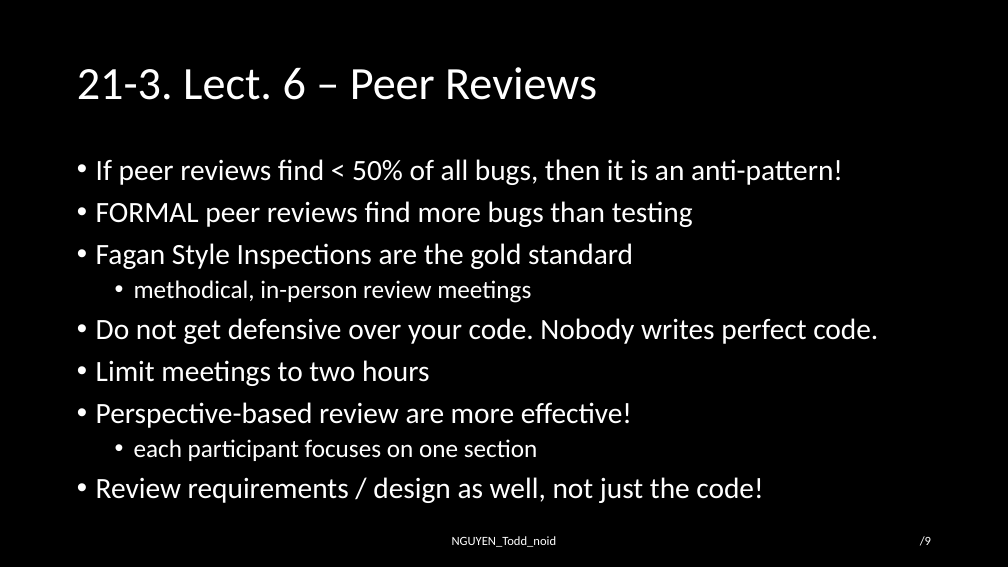
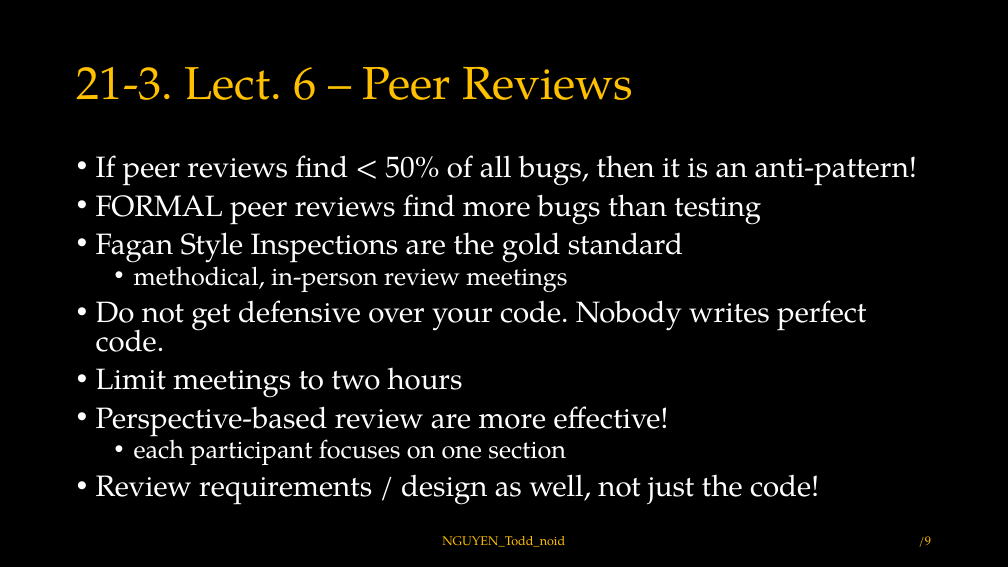
Before and after one commit to toddnguyen-gf/embedded-training, a slide deck: slide 9 of ece-18-642/lec-20-to-24/hw21/HW21_NGUYEN_Todd_noid.pptx. Drawn at 1008x567 pixels with LibreOffice and Linux fonts; fonts in the diff are those of the drawing. Boxes give left, top, right and bottom in pixels: in the first picture for what was removed or moved away, otherwise in the second. Text is boxed around its words. In the diff, an @@ line names an element or a change of style, - is before the commit and + after.

Commit message:
Finish up to lecture 15
WIP: lecture 16 - 20

```diff
--- a/ece-18-642/lec-20-to-24/hw21/HW21_NGUYEN_Todd_noid.pptx
+++ b/ece-18-642/lec-20-to-24/hw21/HW21_NGUYEN_Todd_noid.pptx
@@ text "If peer reviews find < ..." at <box>96,155,917,505</box>: font Calibri to TeX Gyre Pagella; line spacing 0.9 to 0.8 @@
@@ font Calibri to TeX Gyre Pagella, text colour #FFFFFF to #FFC000 in 3 elements at <box>77,67,633,100</box>, <box>442,536,565,547</box>, <box>919,536,931,547</box> @@
```
Also in this commit, not shown: 11 other slides changed, 7 slides added.
